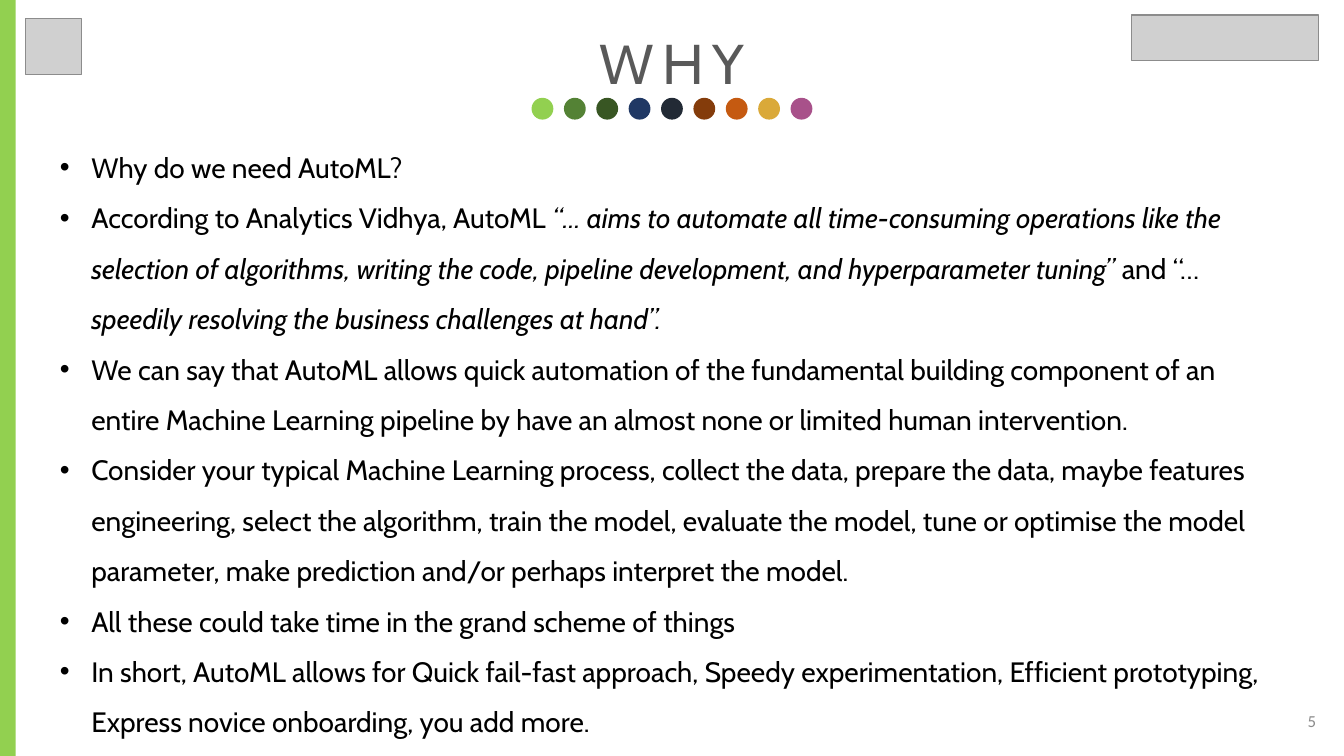
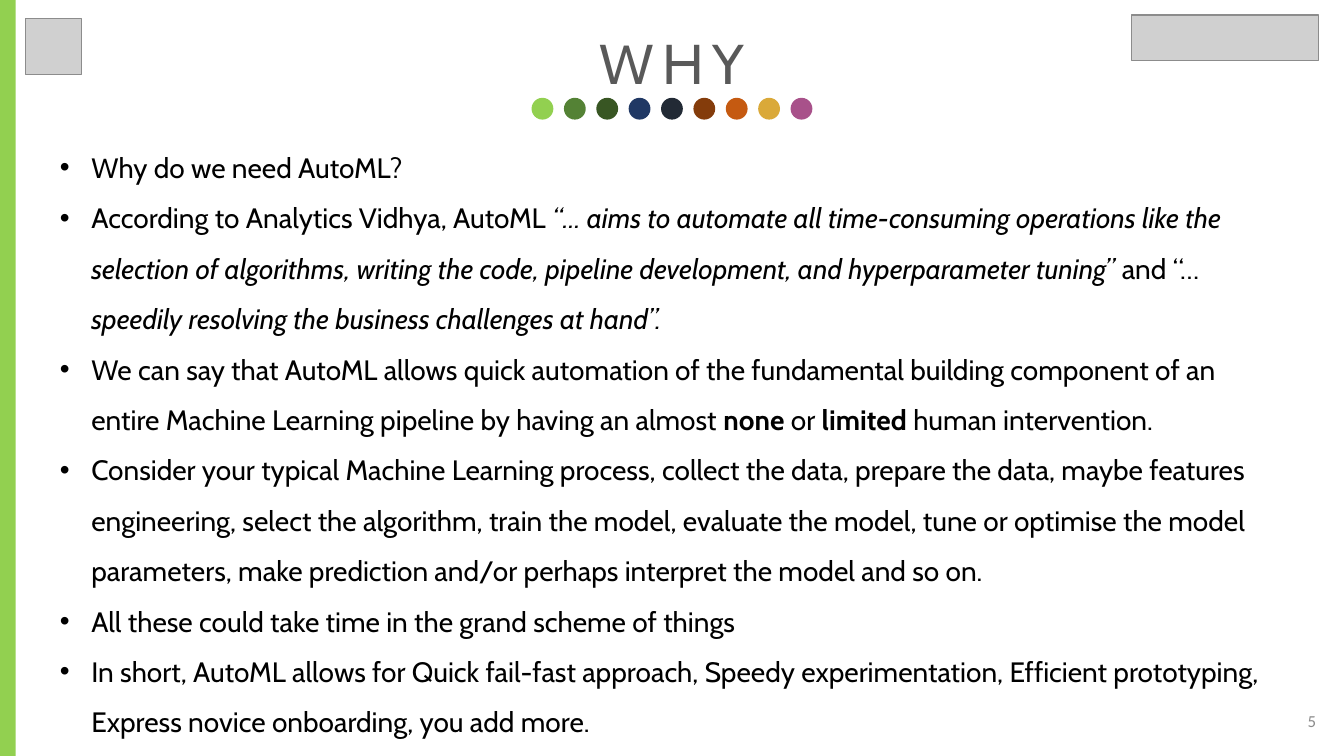
Before and after one commit to djoguns/brightonr-autogluon-wagon, a slide deck: slide 5 of docs/2022-04-28 BrightonR, Dayo Oguntoyinbo AutoGluon Presentation.pptx. Drawn at 1344x756 pixels with LibreOffice and Linux fonts; fonts in the diff are those of the drawing; grey boxes stand for pictures. Boxes give left, top, right and bottom in pixels: in the first picture for what was removed or moved away, otherwise in the second. Text is boxed around its words. In the diff, an @@ line names an element or a change of style, - is before the commit and + after.

Commit message:
BrightonR - AutoGluon Slide Updates

```diff
--- a/docs/2022-04-28 BrightonR, Dayo Oguntoyinbo AutoGluon Presentation.pptx
+++ b/docs/2022-04-28 BrightonR, Dayo Oguntoyinbo AutoGluon Presentation.pptx
@@ text at box(91, 359, 1245, 588): text changed @@
-• We can say that AutoML allows quick automation of the fundamental building component of an entire Machine Learning pipeline by have an almost none or limited human intervention.
-• Consider your typical Machine Learning process, collect the data, prepare the data, maybe features engineering, select the algorithm, train the model, evaluate the model, tune or optimise the model parameter, make prediction and/or perhaps interpret the model.
+• We can say that AutoML allows quick automation of the fundamental building component of an entire Machine Learning pipeline by having an almost none or limited human intervention.
+• Consider your typical Machine Learning process, collect the data, prepare the data, maybe features engineering, select the algorithm, train the model, evaluate the model, tune or optimise the model parameters, make prediction and/or perhaps interpret the model and so on.
```
Also in this commit, not shown: 5 other slides changed.
